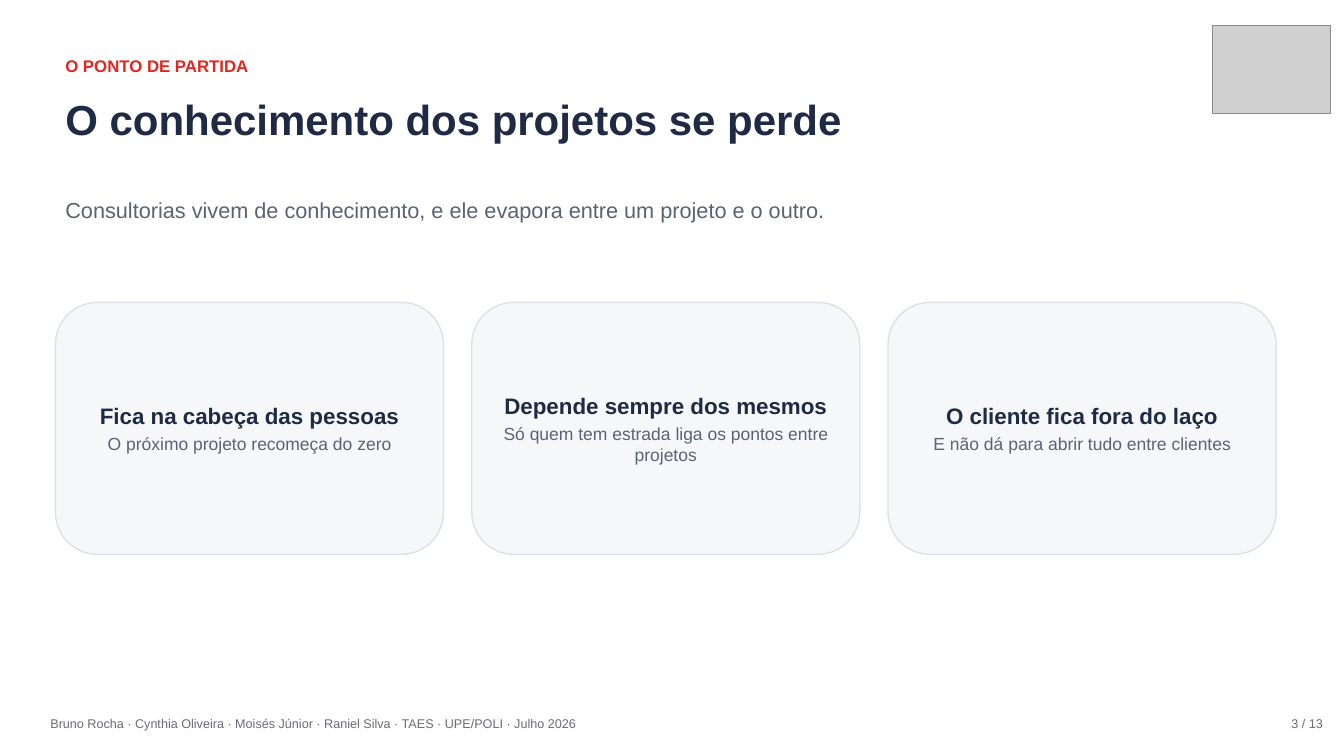
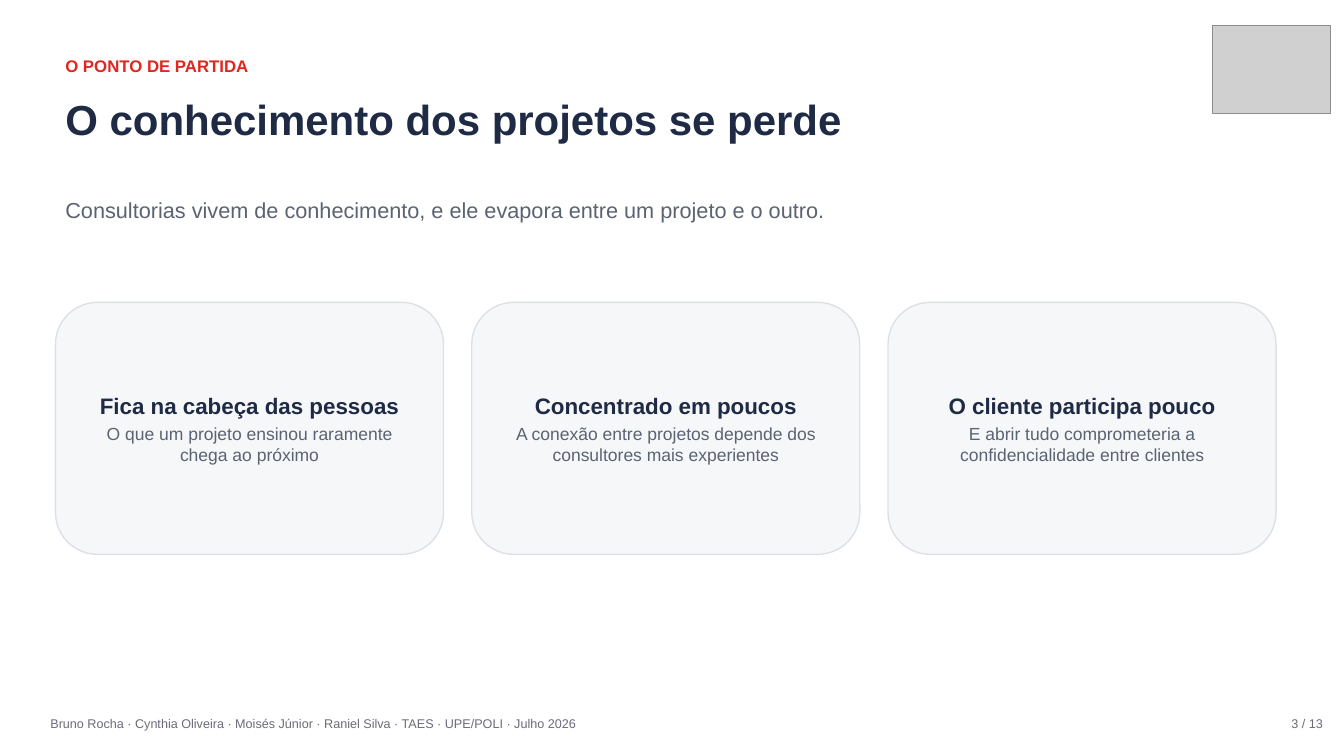
Before and after one commit to raniel90/obione, a slide deck: slide 3 of atividades/apresentacoes/ObiOne_Apresentacao_Final.pptx. Drawn at 1344x756 pixels with LibreOffice and Linux fonts; fonts in the diff are those of the drawing; grey boxes stand for pictures. Boxes give left, top, right and bottom in pixels: in the first picture for what was removed or moved away, otherwise in the second. Text is boxed around its words. In the diff, an @@ line names an element or a change of style, - is before the commit and + after.

```diff
--- a/atividades/apresentacoes/ObiOne_Apresentacao_Final.pptx
+++ b/atividades/apresentacoes/ObiOne_Apresentacao_Final.pptx
@@ text in rounded rectangle at [516,397,815,465]: text changed @@
-Depende sempre dos mesmos
-Só quem tem estrada liga os pontos entre projetos
+Concentrado em poucos
+A conexão entre projetos depende dos consultores mais experientes
@@ text in rounded rectangle at [949,397,1215,461]: text changed @@
-O cliente fica fora do laço
-E não dá para abrir tudo entre clientes
+O cliente participa pouco
+E abrir tudo comprometeria a confidencialidade entre clientes
@@ text in rounded rectangle at [107,427,393,465]: text changed @@
-O próximo projeto recomeça do zero
+O que um projeto ensinou raramente chega ao próximo
```
Also in this commit, not shown: 9 other slides changed, 1 other file.
